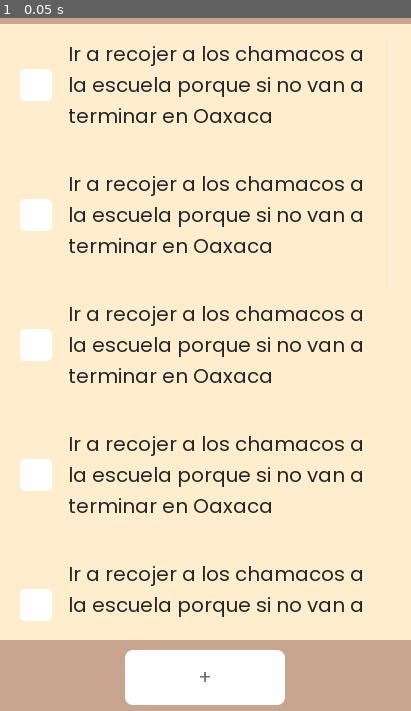
Above: before the commit, frame 1.
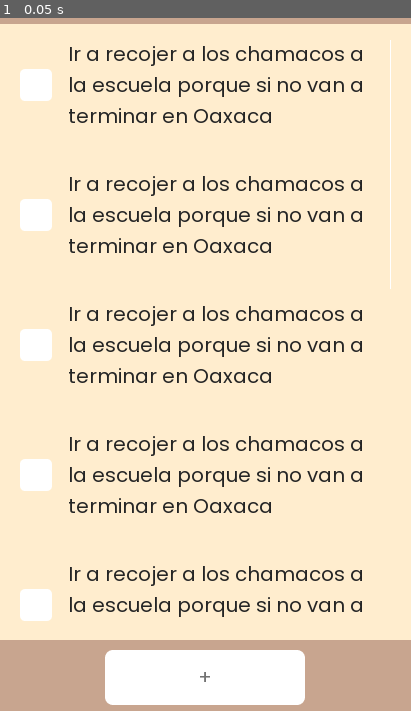
Above: after the commit, the same moment.

Repository: NintenDuck/Simple-To-Do-List
Game: Godot game, scene res://scenes/main.tscn
Same seed, same stepped clock (60 frames per second), same inputs: the game is played once before the commit and once after it.
Inputs:
- Up to frame 1 (0.05 s): no input

The runs differ from the first frame. In frame 1, 0.8% of the frame differs, in the area x 25-75%, y 91-100%.

Commit message:
Fix: downBorder anchors

Diff:
--- a/scenes/main.tscn
+++ b/scenes/main.tscn
@@ -17,9 +17,10 @@
 theme = ExtResource( 1 )
 
 [node name="CenterContainer" type="ColorRect" parent="Control"]
+anchor_top = 0.055
 anchor_right = 1.0
 anchor_bottom = 0.897
-margin_top = 40.0
+margin_top = -0.205002
 margin_bottom = 0.292969
 color = Color( 1, 0.933333, 0.811765, 1 )
 __meta__ = {
@@ -58,6 +59,9 @@
 margin_right = 360.0
 margin_bottom = 1390.0
 custom_constants/separation = 40
+__meta__ = {
+"_editor_description_": "Insert 'tasks' nodes"
+}
 
 [node name="Task" parent="Control/ContentMargin/ScrollContainer/TaskContainer" instance=ExtResource( 2 )]
 anchor_right = 0.0
@@ -125,21 +129,21 @@
 margin_bottom = 1390.0
 
 [node name="ButtonMarginContainer" type="MarginContainer" parent="Control"]
-anchor_top = 1.0
+anchor_top = 0.897
 anchor_right = 1.0
 anchor_bottom = 1.0
-margin_top = -75.0
+margin_top = 0.292969
 
 [node name="CenterContainer" type="CenterContainer" parent="Control/ButtonMarginContainer"]
 margin_right = 411.0
 margin_bottom = 75.0
 
 [node name="Button" type="Button" parent="Control/ButtonMarginContainer/CenterContainer"]
-margin_left = 125.0
+margin_left = 105.0
 margin_top = 10.0
-margin_right = 285.0
+margin_right = 305.0
 margin_bottom = 65.0
-rect_min_size = Vector2( 160, 55 )
+rect_min_size = Vector2( 200, 55 )
 focus_mode = 0
 size_flags_vertical = 3
 custom_colors/font_color = Color( 0.454902, 0.454902, 0.454902, 1 )
